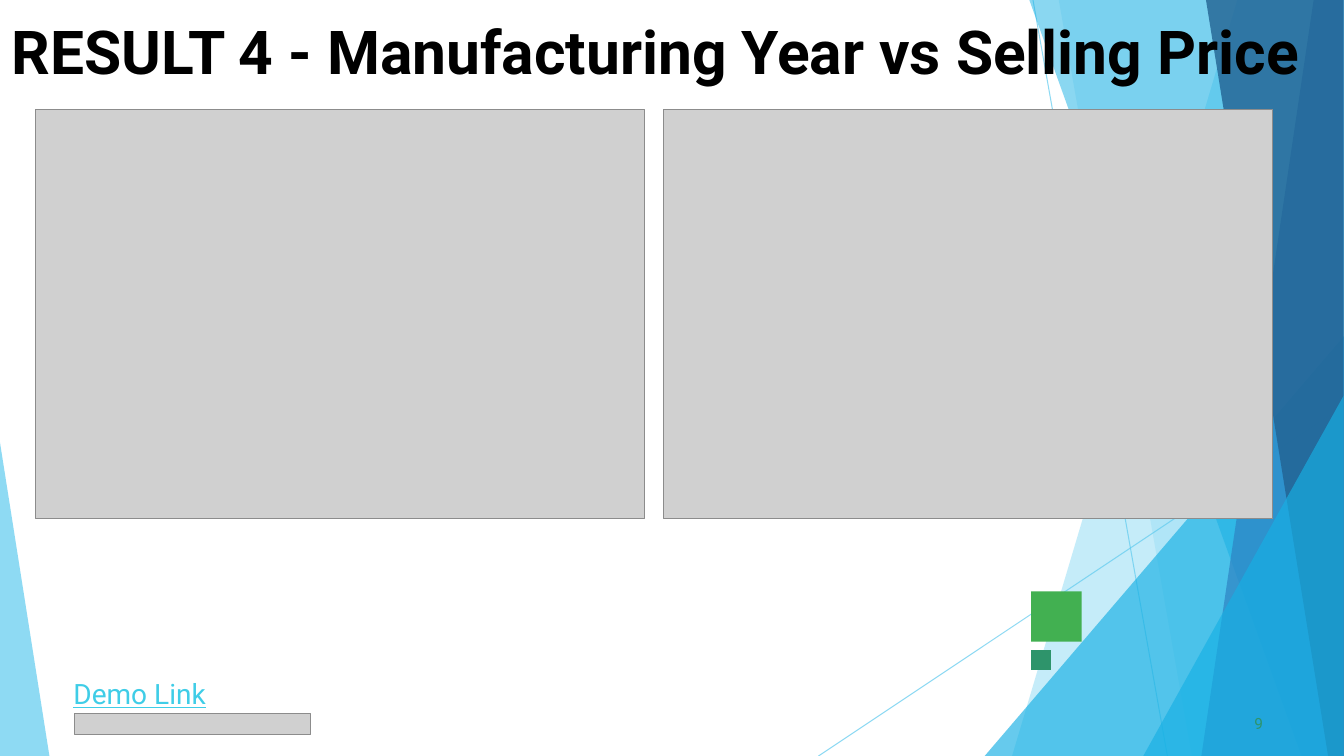
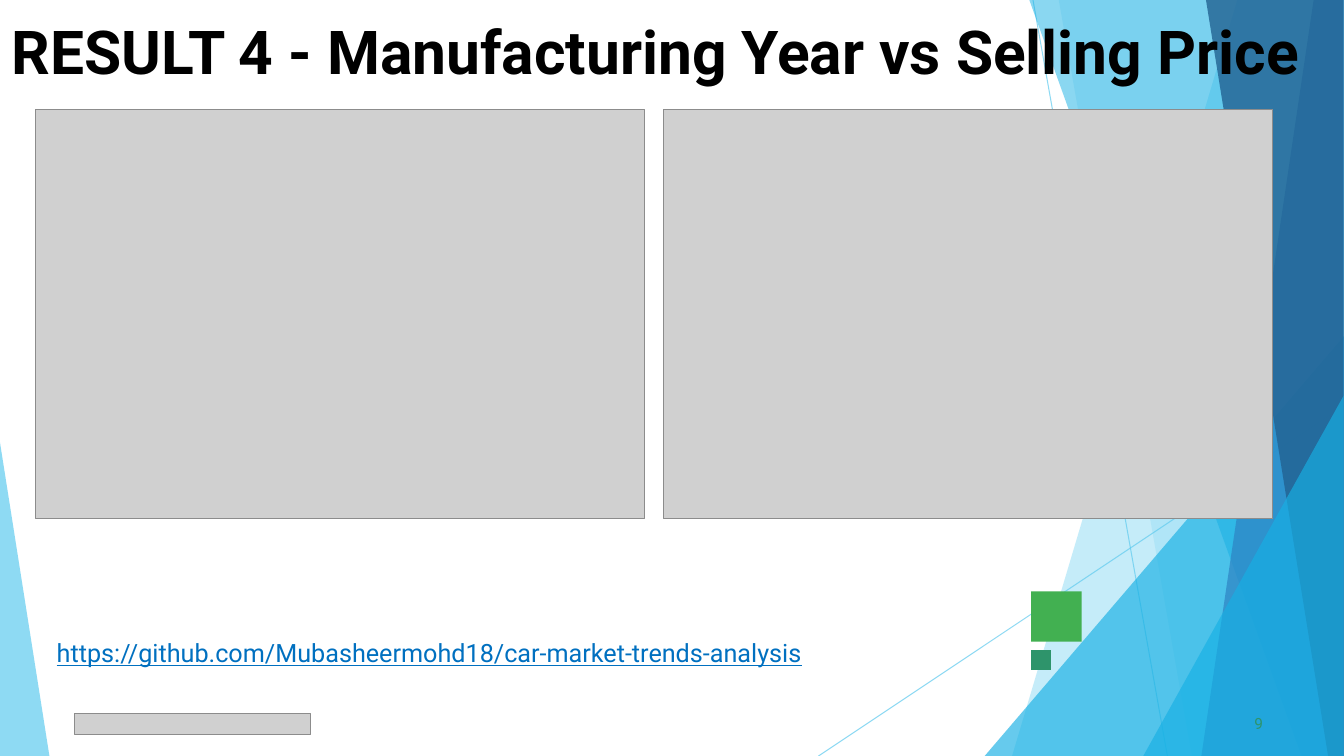
Before and after one commit to Mubasheermohd18/car-market-trends-analysis, a slide deck: slide 9 of presentation/Car_Market_Trends_Analysis.pptx. Drawn at 1344x756 pixels with LibreOffice and Linux fonts; fonts in the diff are those of the drawing; grey boxes stand for pictures. Boxes give left, top, right and bottom in pixels: in the first picture for what was removed or moved away, otherwise in the second. Text is boxed around its words. In the diff, an @@ line names an element or a change of style, - is before the commit and + after.

```diff
--- a/presentation/Car_Market_Trends_Analysis.pptx
+++ b/presentation/Car_Market_Trends_Analysis.pptx
@@ text at (x1=57, y1=643, x2=802, y2=668): text changed; size 20 to 18 pt; text colour #3FCDE7 to #0070C0 @@
-Demo Link
+https://github.com/Mubasheermohd18/car-market-trends-analysis
```
Also in this commit, not shown: 4 other slides changed.
